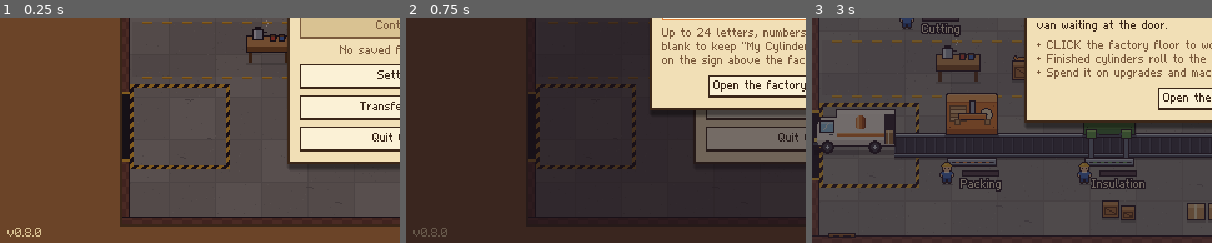
Above: before the commit, frames 1-3 (left to right).
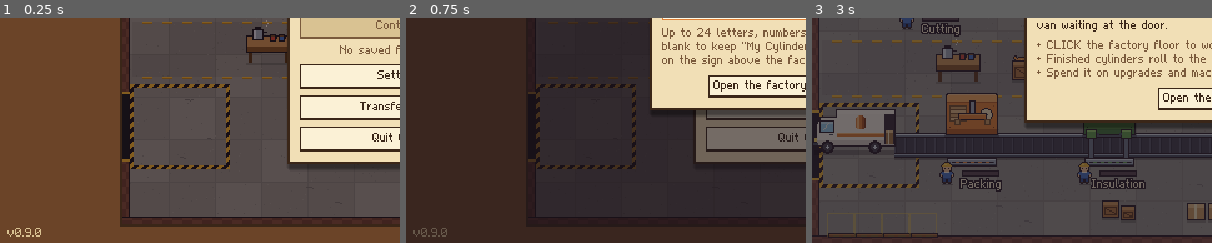
Above: after the commit, the same moments.

Repository: fruutek/cylinderclicker
Game: Godot game, scene res://scenes/menu.tscn
Two runs of this game, one before a commit and one after it. Both use one fixed random seed, a clock stepped at 60 frames per second and the inputs below.
Inputs (mouse positions are % of the whole screen's width and height, from its top left):
- Up to frame 1 (0.25 s): no input
- Up to frame 2 (0.75 s): click "New Game" at 0.5 s
- Up to frame 3 (3 s): click (50, 48) at 1.27 s; type "12" at 1.35 s; click "New Game" at 2 s; click "Open the factory" at 2.75 s
The pictures show only the part of the screen within x 0-50%, y 50-100%; the shares and areas given below are measured in that part.

The runs differ from the first frame. In frame 1, less than 0.1% of the frame differs, in the area x 6-8%, y 95-97%; in frame 2, less than 0.1%; in frame 3, 0.5%, in the area x 3-32%, y 95-98%.

Commit message:
Production bottlenecks: finite dispatch pad, van capacity, queues that back up, three dispatch upgrades
- ProductionLine hands cylinders to a dispatch sink that can refuse them (exit_cb); a part-delivered token keeps its remainder on the belt
- DispatchBay rewritten: finite pad, van loads up to its capacity and never leaves empty, closed-form throughput for time away
- Taps cannot bypass capacity (LINE FULL), blocked machines dim, pad grows with Dispatch Storage, vans grow into lorries
- Upgrades: Bigger Delivery Vans, Dispatch Storage, Faster Turnaround (both factories); shop flags the fix while backed up
- Save version 7; 0.8.0 saves load unchanged
- Offline earnings bounded by dispatch throughput
- Tests: run_dispatch_tests (113 checks), jam-by-touch in the classic touch bot, economy sim, capture bot; docs

Co-Authored-By: Claude Sonnet 5.5 <noreply@anthropic.com>
Claude-Session: https://claude.ai/code/session_01TCaNmCVLPtw9yHgesWT4p2

Diff:
--- a/project.godot
+++ b/project.godot
@@ -12,7 +12,7 @@
 
 config/name="Cylinder Clicker"
 config/description="A cosy pixel-art factory idle game about making British hot water cylinders."
-config/version="0.8.0"
+config/version="0.9.0"
 run/main_scene="res://scenes/menu.tscn"
 config/use_custom_user_dir=true
 config/custom_user_dir_name="CylinderClicker"
--- a/scripts/core/factory_sim.gd
+++ b/scripts/core/factory_sim.gd
@@ -962,21 +962,25 @@
 	return best
 
 
-## Plain-words effect of the three dispatch upgrades: "Van carries 16 -> 27 a trip". Empty for any other upgrade.
-func dispatch_text(id: String) -> String:
+## Plain-words effect of the three dispatch upgrades: "Carries 30 > 51 a trip". Empty for any other upgrade. With
+## `flagged` the line is backed up and this is the fix: the text leads with LINE FULL!
+func dispatch_text(id: String, flagged: bool = false) -> String:
 	if not classic:
 		return ""
 	var lvl := level(id)
 	var max_level := int(data.upgrade_by_id.get(id, {}).get("max_level", 0))
 	var maxed := max_level > 0 and lvl >= max_level
+	var text := ""
 	match id:
 		"van_load":
-			return "Van carries %s a trip" % _grow_text(bay.capacity, _stat_at(id, "van_capacity", 1.7), maxed, "")
+			text = "Carries %s" % _grow_text(bay.capacity, _stat_at(id, "van_capacity", 1.7), maxed, "") + ("" if flagged else " a trip")
 		"dispatch_store":
-			return "Pad holds %s" % _grow_text(bay.storage, _stat_at(id, "dispatch_storage", 1.7), maxed, "")
+			text = "Pad holds %s" % _grow_text(bay.storage, _stat_at(id, "dispatch_storage", 1.8), maxed, "")
 		"van_speed":
-			return "Van away %s" % _grow_text(bay.away_time, _stat_at(id, "van_away", 0.85), maxed, " s", 1)
-	return ""
+			text = "Away %s" % _grow_text(bay.away_time, _stat_at(id, "van_away", 0.85), maxed, " s", 1)
+		_:
+			return ""
+	return ("LINE FULL! " + text) if flagged else text
 
 
 func _stat_at(id: String, stat: String, fallback: float) -> float:
--- a/scripts/main.gd
+++ b/scripts/main.gd
@@ -12,6 +12,7 @@
 var _shop_holder: Control
 var _tip_layer: Control
 var _flash: ColorRect
+var _jam_hinted := false
 var _notified_buildable := {}
 var _check_timer := 0.0
 var _shop_size := Vector2i(ShopPanel.WIDTH, 330)
@@ -272,6 +273,12 @@
 	_check_timer -= delta
 	if _check_timer <= 0.0:
 		_check_timer = 0.5
+		if company.classic and not _jam_hinted and company.state.tutorial_step >= Tutorial.DONE_STEP:
+			for sim in company.unlocked_factories():
+				if sim.backed_up():
+					_jam_hinted = true
+					_toast("LINE FULL! Upgrade the van, the pad or the turnaround.", UiTheme.GOLD, 7.0)
+					break
 		for sim in company.factories:
 			var id := sim.data.id
 			if company.can_unlock(id) and not _notified_buildable.has(id):
@@ -366,7 +373,7 @@
 
 func _show_offline(summary: Dictionary) -> void:
 	var trade: Dictionary = summary.get("contracts", {})
-	var d := ModalDialog.new("WELCOME BACK!", 330 if not trade.is_empty() else 280)
+	var d := ModalDialog.new("WELCOME BACK!", 330 if not trade.is_empty() else 300)
 	d.esc_closes = false
 	var built := float(summary["cylinders"]) > 0.0
 	d.add_text("You were away for %s.%s" % [NumFmt.duration(summary["away_seconds"]), " Your machines kept the line running." if built else ""])
@@ -378,6 +385,11 @@
 		d.add_text(lines.strip_edges(), UiTheme.INK_SOFT)
 	if built:
 		d.add_text("Cylinders built:  %s\nSold for:  %s" % [NumFmt.number(summary["cylinders"]), NumFmt.money(summary["cash"])] if not trade.is_empty() else "Cylinders built:  %s\nMoney earned:  %s" % [NumFmt.number(summary["cylinders"]), NumFmt.money(summary["cash"])], UiTheme.GREEN)
+	var limited := false
+	for part: Dictionary in parts:
+		limited = limited or bool(part.get("dispatch_limited", false))
+	if limited:
+		d.add_text("Your delivery vans could not carry everything the line could make. Upgrade dispatch to earn more while you are away.", UiTheme.RED)
 	if summary["capped"]:
 		d.add_text("(The factory runs unattended for up to %s.)" % NumFmt.duration(summary["counted_seconds"]), UiTheme.INK_SOFT)
 	if not trade.is_empty():
--- a/scripts/ui/shop_panel.gd
+++ b/scripts/ui/shop_panel.gd
@@ -289,6 +289,12 @@
 					sub.add_theme_color_override("font_color", UiTheme.RED)
 		else:
 			sub.text = def.get("effect_text", "")
+			var flagged := session.backed_up() and session.dispatch_advice() == id
+			var plain := session.dispatch_text(id, flagged)
+			if plain != "":
+				sub.text = plain
+				if flagged:
+					sub.add_theme_color_override("font_color", UiTheme.RED)    # the line is backed up and this clears it fastest
 	_refresh_footer(bottleneck)
 	_refresh_products()
 	if _hover_id != "" and _tooltip.visible:
--- a/scripts/ui/tutorial.gd
+++ b/scripts/ui/tutorial.gd
@@ -22,7 +22,9 @@
 
 ## Wording for the classic game (cylinders wait for the delivery van).
 const CLASSIC_HINTS := {
-	2: "Finished cylinders wait at the dispatch bay for the VAN. When it drives off, you are paid! Keep clicking - your first upgrade costs £15.",
+	2: "Finished cylinders wait at the dispatch pad for the VAN. When it drives off, you are paid! Keep clicking - your first upgrade costs £15.",
+	5: "It runs by itself! Automate all six stations. If cylinders queue up, the next machine is too slow - and if the pad fills, the whole line backs up.",
+	6: "FULLY AUTOMATED! Upgrade the slowest machine, and keep the van and pad big enough for the output. Clicking still speeds everything up. Enjoy!",
 }
 
 var session: FactorySim          # the starting factory the hints talk about
--- a/scripts/view/factory_view.gd
+++ b/scripts/view/factory_view.gd
@@ -48,6 +48,9 @@
 var _time := 0.0
 var _van_bob := 0.0
 var _particles: Array[Dictionary] = []
+var _full_cooldown := {}         # station index -> seconds before it may say LINE FULL again
+var _load_fx := 0.0
+var _carry_seen := 0.0
 var _float_texts: Array[Dictionary] = []
 var _pending_cash := 0.0
 var _pending_timer := 0.0
@@ -143,6 +146,7 @@
 	session.shipped.connect(_on_shipped)
 	session.dispatched.connect(_on_dispatched)
 	session.station_finished.connect(_on_station_finished)
+	session.line_full.connect(_on_line_full)
 	session.upgrade_purchased.connect(_on_upgrade_purchased)
 	_refresh_automation()
 
@@ -189,6 +193,8 @@
 		else:
 			_workers[i].frame = 0
 		var working := st.state() == ProductionLine.State.WORKING
+		# a machine that is waiting for room downstream dims, so a backed-up line reads at a glance
+		_fronts[i].modulate = Color(0.78, 0.74, 0.74) if st.state() == ProductionLine.State.BLOCKED else Color.WHITE
 		_cabinets[i].frame = int(_time * 2.0 + i) % 2
 		_beacons[i].frame = (int(_time * 3.0 + i) % 2) if working else 0
 
@@ -200,6 +206,11 @@
 		if _van.texture != tex:
 			_van.texture = tex
 	_van.position = _van_pos + Vector2(dx, 1 if _van_bob > 0.08 else 0)
+	_update_loading_fx(delta)
+	for k: int in _full_cooldown.keys():
+		_full_cooldown[k] -= delta
+		if _full_cooldown[k] <= 0.0:
+			_full_cooldown.erase(k)
 
 	_pending_timer -= delta
 	if _pending_cash > 0.0 and _pending_timer <= 0.0:
@@ -426,6 +437,35 @@
 	burst(_van_pos + Vector2(40, 20), 6, UiTheme.GOLD, 50.0, 90.0, 0.6)
 
 
+## While the van loads, small crates hop from the pad onto it.
+func _update_loading_fx(delta: float) -> void:
+	if _vans == null:
+		return
+	var bay := session.bay
+	var gained := bay.carry_load - _carry_seen
+	_carry_seen = bay.carry_load
+	if bay.state != DispatchBay.State.LOADING or gained <= 0.0:
+		return
+	_load_fx -= delta
+	if _load_fx > 0.0:
+		return
+	_load_fx = 0.07
+	var from := _vans.slot_pos(randi() % _vans.slots()) + Vector2(12, 4)
+	var to := _van_pos + Vector2(30, 24)
+	var life := 0.4
+	_particles.append({"pos": from, "vel": (to - from) / life + Vector2(0, -26), "gravity": 130.0, "age": 0.0, "life": life, "color": Color("c9a26a"), "size": 2.0})
+
+
+## A tap found a finished cylinder with nowhere to go: say so, above the machine that is stuck.
+func _on_line_full(stations: Array) -> void:
+	for i: int in stations:
+		if _full_cooldown.has(i):
+			continue
+		_full_cooldown[i] = 0.9
+		var pos := layout.station_positions[i] + Vector2(7, -52)
+		add_float_text(pos, "LINE FULL", Color("ff6a55"), 1.0)
+
+
 func _on_station_finished(index: int) -> void:
 	burst(layout.station_positions[index] + Vector2(14, -4), 2, Color(1, 1, 1, 0.8), 25.0, -20.0, 0.35)
 
@@ -433,6 +473,7 @@
 func _on_upgrade_purchased(id: String, lvl: int) -> void:
 	var def: Dictionary = session.data.upgrade_by_id[id]
 	if def["kind"] != "machine":
+		_dispatch_upgrade_feedback(id, lvl)
 		return
 	_refresh_automation()
 	var pos := layout.station_positions[int(def["station_index"])]
@@ -441,3 +482,22 @@
 		"pos": pos + Vector2(0, -62), "text": "AUTOMATED!" if lvl == 1 else "Lv %d" % lvl,
 		"age": 0.0, "life": 1.4, "color": Color("9ff0a0"),
 	})
+
+
+## Buying a dispatch upgrade is something to see: a new pallet appears, the vehicle grows, the van leaves sooner.
+func _dispatch_upgrade_feedback(id: String, lvl: int) -> void:
+	if _vans == null:
+		return
+	match id:
+		"dispatch_store":
+			var at := _vans.slot_pos(_vans.slots() - 1) + Vector2(12, 8)
+			burst(at, 14, UiTheme.GOLD, 70.0, 60.0, 0.7)
+			add_float_text(at + Vector2(0, -26), "MORE ROOM!", Color("9ff0a0"), 1.5)
+		"van_load":
+			var at := _van_pos + Vector2(36, 8)
+			burst(at, 16, UiTheme.GOLD, 80.0, 60.0, 0.7)
+			add_float_text(at + Vector2(0, -12), "BIGGER VAN!" if lvl < 2 else "BIGGER LOADS!", Color("9ff0a0"), 1.5)
+		"van_speed":
+			var at := _van_pos + Vector2(36, 8)
+			burst(at, 10, Color("b8f0ff"), 80.0, 20.0, 0.5)
+			add_float_text(at + Vector2(0, -12), "BACK SOONER!", Color("9ff0a0"), 1.5)
--- a/scripts/view/van_yard.gd
+++ b/scripts/view/van_yard.gd
@@ -4,7 +4,8 @@
 ## never changes the simulation. Finished cylinders pile up as boxes on the pallets of the outbound pad; when the
 ## van leaves the pallets go aboard and it drives out through the door (that is when you are paid), stays away
 ## for its turnaround and reverses back in. Bigger-van upgrades change the vehicle: van -> trade lorry ->
-## commercial lorry -> major lorry.
+## commercial lorry -> major lorry. Dispatch Storage upgrades add pallets to the pad, so a bigger pad is visible, and
+## a pad that has no room left says FULL.
 
 const TEX_PALLET := preload("res://assets/sprites/pallet.png")
 const TEX_VEHICLES: Array[Texture2D] = [
@@ -16,7 +17,8 @@
 const SLOT_DX := 22.0
 const PALLET_Y := 304.0
 const PARK_DX := 94.0                 # how far left the vehicle parks (out of sight through the door)
-const SLOTS := 4
+const MIN_SLOTS := 4
+const MAX_SLOTS := 14
 const BOXES := 6
 
 var sim: FactorySim
@@ -48,10 +50,20 @@
 	return x * x * (3.0 - 2.0 * x)
 
 
-## Which vehicle the factory has earned.
+## Which vehicle the factory has earned: a van, then ever bigger lorries as the vans are upgraded.
 func van_texture() -> Texture2D:
 	var lvl := sim.level("van_load") if sim != null else 0
-	return TEX_VEHICLES[0 if lvl < 2 else (1 if lvl < 4 else (2 if lvl < 5 else 3))]
+	return TEX_VEHICLES[0 if lvl < 2 else (1 if lvl < 5 else (2 if lvl < 8 else 3))]
+
+
+## How many pallets the pad has: more with every Dispatch Storage upgrade.
+func slots() -> int:
+	return clampi(MIN_SLOTS + (sim.level("dispatch_store") if sim != null else 0), MIN_SLOTS, MAX_SLOTS)
+
+
+## Where pallet `i` stands (local coordinates), for effects.
+func slot_pos(i: int) -> Vector2:
+	return Vector2(SLOT_X0 + float(i) * SLOT_DX, PALLET_Y)
 
 
 func _process(delta: float) -> void:
@@ -59,31 +71,32 @@
 	if _timer > 0.0 or sim == null:
 		return
 	_timer = 0.1
-	var k := "%d|%d" % [_boxes(), int(sim.bay.state)]
+	var k := "%d|%d|%d|%d" % [_boxes(), slots(), int(sim.bay.state), (int(Time.get_ticks_msec() / 400) % 2) if sim.bay.is_full() else 2]
 	if k != _key:
 		_key = k
 		queue_redraw()
 
 
-## How many boxes are on the pad (0 .. SLOTS*BOXES).
+## How many boxes are on the pad (0 .. slots * BOXES): the pad's fill, shown as boxes on its pallets.
 func _boxes() -> int:
 	var b := sim.bay
-	var cap := maxf(b.capacity, 1.0)
-	var total := float(SLOTS * BOXES)
-	match b.state:
-		DispatchBay.State.LEAVING:
-			var frac := clampf(b.carry_load / cap, 0.0, 1.0)
-			return int(ceilf(total * frac * (1.0 - clampf(b.progress() / 0.7, 0.0, 1.0))))
-		_:
-			return int(ceilf(total * clampf(b.load / cap, 0.0, 1.0)))
+	var total := slots() * BOXES
+	if b.load <= 1e-6:
+		return 0
+	return clampi(int(ceilf(float(total) * b.fill())), 1, total)
 
 
 func _draw() -> void:
 	if sim == null:
 		return
 	var left := _boxes()
-	for i in SLOTS:
+	var n := slots()
+	for i in n:
+		# floor markings: the pad's capacity is readable even when it is empty
+		draw_rect(Rect2(slot_pos(i) + Vector2(1, 3), Vector2(PALLET_SIZE.x - 3, 18)), Color(0.98, 0.82, 0.25, 0.4), false, 1.0)
 		var in_slot := clampi(left - i * BOXES, 0, BOXES)
-		if in_slot <= 0 and i > 0:
-			continue
-		draw_texture_rect_region(TEX_PALLET, Rect2(Vector2(SLOT_X0 + float(i) * SLOT_DX, PALLET_Y), PALLET_SIZE), Rect2(float(in_slot) * PALLET_SIZE.x, 0.0, PALLET_SIZE.x, PALLET_SIZE.y))
+		draw_texture_rect_region(TEX_PALLET, Rect2(slot_pos(i), PALLET_SIZE), Rect2(float(in_slot) * PALLET_SIZE.x, 0.0, PALLET_SIZE.x, PALLET_SIZE.y))
+	if sim.bay.is_full():
+		# no room left: the line is about to back up
+		if int(Time.get_ticks_msec() / 400) % 2 == 0:
+			UiTheme.draw_text(self, slot_pos(0) + Vector2(0, -11), "PAD FULL", Color("ff7a66"), false)
--- a/tests/classic_touch_bot.gd
+++ b/tests/classic_touch_bot.gd
@@ -130,6 +130,59 @@
 	var trips0 := copper.bay.trips
 	await _warp_sim(60.0)
 	check(copper.bay.trips >= trips0 + 3, "the van made %d trips in a minute" % (copper.bay.trips - trips0))
+	# --- a bottleneck, by touch: the van is away, the pad fills, the line backs up, tapping says LINE FULL, one tap fixes it
+	await _tap_button("UPGRADES")
+	c.state.cash = 100000.0
+	for m: Dictionary in copper.data.machines:
+		copper.state.upgrade_levels[m["id"]] = 12
+	copper.refresh()
+	copper.bay.set_stats(8.0, 12.0, 80.0, 0.0)
+	copper.bay.state = DispatchBay.State.AWAY
+	copper.bay.timer = 80.0
+	await _warp_sim(50.0)
+	await _wait(0.4)
+	check(copper.bay.is_full() and copper.backed_up(), "with the van away the pad fills (%d of %d) and the line backs up" % [copper.bay.load, copper.bay.storage])
+	check(copper.line.blocked_stations().size() == copper.line.stations.size(), "every machine is waiting for room")
+	var made0 := copper.state.cylinders_made
+	var cash_before := c.state.cash
+	var view: FactoryView = main.get("_factory")
+	for i in 8:
+		_touch(0, spot, true)
+		await _frames(1)
+		_touch(0, spot, false)
+		await _frames(1)
+	await _wait(0.2)
+	check(copper.state.cylinders_made == made0 and c.state.cash == cash_before, "tapping a full line makes nothing and earns nothing")
+	var said := false
+	for f: Dictionary in view._float_texts:
+		said = said or str(f["text"]) == "LINE FULL"
+	check(said, "and says LINE FULL above the stuck machines")
+	await _shot("classic_touch_jam")
+	var advice := copper.dispatch_advice()
+	check(advice != "", "the shop knows which upgrade clears it (%s)" % advice)
+	var fix_row := _row_button(str(copper.data.upgrade_by_id.get(advice, {}).get("name", "?")))
+	check(fix_row != null, "that row is on screen")
+	if fix_row != null:
+		var flagged := false
+		for l in _all_labels(fix_row):
+			flagged = flagged or l.text.begins_with("LINE FULL!")
+		check(flagged, "and flagged LINE FULL! in red")
+		var lvl0 := copper.level(advice)
+		await _tap(fix_row.get_global_rect().get_center())
+		check(copper.level(advice) == lvl0 + 1, "one tap buys the fix")
+	for id: String in ["van_load", "dispatch_store", "van_speed"]:
+		var row := _row_button(str(copper.data.upgrade_by_id[id]["name"]))
+		check(row != null and row.get_global_rect().size.y >= 30.0, "%s is a finger-sized row" % id)
+	copper.bay.state = DispatchBay.State.ARRIVING
+	copper.bay.timer = 0.5
+	var sold0 := copper.state.cylinders_sold
+	var fewest := copper.line.stations.size()
+	for i in 20:
+		await _warp_sim(1.0)
+		fewest = mini(fewest, copper.line.blocked_stations().size())
+	check(copper.state.cylinders_sold > sold0 and fewest < copper.line.stations.size(), "and the van collects, the line moves again (%d delivered)" % (copper.state.cylinders_sold - sold0))
+	check(absf(copper.line.injected - copper.line.released - copper.line.on_line()) < 1e-6, "no cylinder was lost or invented")
+	await _shot("classic_touch_flowing_again")
 	# --- the stainless plant: switching factories
 	var steel := c.factory("stainless")
 	steel.state.unlocked = true
--- /dev/null
+++ b/tests/dispatch_capture_bot.gd
@@ -0,0 +1,87 @@
+extends Node
+## Dev tool: screenshots of the production-bottleneck story - a flowing line, the pad filling while the van is away,
+## the whole line backed up (machines dimmed, queues full, LINE FULL on tap), and the same factory after the dispatch
+## upgrades. Also drives the real shop rows.
+## Run:  xvfb-run -a godot --path . --resolution 960x540 -- --fresh --autostart --bot=res://tests/dispatch_capture_bot.gd --capture=/some/folder
+
+var out_dir := ""
+var main: Node
+var _plan: Array = []
+var _t := 0.0
+var _c: GameSession
+var _s: FactorySim
+
+
+func _ready() -> void:
+	process_mode = Node.PROCESS_MODE_ALWAYS
+	for arg in OS.get_cmdline_user_args():
+		if arg.begins_with("--capture="):
+			out_dir = arg.trim_prefix("--capture=")
+	DirAccess.make_dir_recursive_absolute(out_dir)
+	_c = Game.session
+	Game.save_enabled = false
+	_c.state.tutorial_step = 7
+	_c.state.cash = 3000.0
+	_c.state.lifetime_earned = 60000.0
+	_c.bonus_orders.enabled = false
+	_s = _c.factory("copper")
+	# machines of equal speed so the jam spreads cleanly from the dispatch end
+	for i in _s.data.stations.size():
+		_s.state.upgrade_levels[GameData.machine_id(_s.data.stations[i]["id"])] = int(_s.data.stations[i]["work"]) * 2
+	_s.state.upgrade_levels["variant_cu_dir"] = 1
+	_s.state.earned = 60000.0
+	_s.select_variant("CU-DIR")
+	_s.refresh()
+	main = get_tree().current_scene
+	_plan = [
+		[0.8, func() -> void: _close_dialogs()],
+		[3.0, func() -> void: _shot("d01_flowing")],
+		[3.1, func() -> void:
+			# the van is out for a long time: cylinders pile up on the pad
+			_s.bay.set_stats(12.0, 16.0, 40.0, 0.0)
+			_s.bay.state = DispatchBay.State.AWAY
+			_s.bay.timer = 40.0],
+		[9.0, func() -> void: _shot("d02_pad_filling")],
+		[16.0, func() -> void: _shot("d03_backing_up")],
+		[30.0, func() -> void: _shot("d04_line_full")],
+		[30.2, func() -> void: _tap_factory()],
+		[30.5, func() -> void: _shot("d05_tap_says_line_full")],
+		[30.6, func() -> void:
+			main.get("_shop").show_tab(0)],
+		[31.2, func() -> void: _shot("d06_shop_flags_fix")],
+		[31.4, func() -> void:
+			# the fix: three dispatch upgrades
+			_s.state.upgrade_levels["dispatch_store"] = 4
+			_s.state.upgrade_levels["van_load"] = 3
+			_s.state.upgrade_levels["van_speed"] = 3
+			_s.refresh()
+			_s.bay.state = DispatchBay.State.ARRIVING
+			_s.bay.timer = 0.4],
+		[36.0, func() -> void: _shot("d07_after_upgrades_loading")],
+		[41.0, func() -> void: _shot("d08_flowing_again")],
+		[41.5, func() -> void: get_tree().quit()],
+	]
+
+
+func _process(delta: float) -> void:
+	_t += delta
+	while not _plan.is_empty() and _t >= _plan[0][0]:
+		var step: Array = _plan.pop_front()
+		(step[1] as Callable).call()
+
+
+func _tap_factory() -> void:
+	for i in 3:
+		_s.click()
+
+
+func _close_dialogs() -> void:
+	for c in (main.get("_dialog_layer") as Node).get_children():
+		c.queue_free()
+
+
+func _shot(shot_name: String) -> void:
+	await RenderingServer.frame_post_draw
+	var img := get_viewport().get_texture().get_image()
+	img.save_png(out_dir.path_join(shot_name + ".png"))
+	print("captured ", shot_name)
--- a/tests/run_dispatch_tests.gd
+++ b/tests/run_dispatch_tests.gd
@@ -17,7 +17,7 @@
 	for t: String in [
 		"test_line_exit_gate", "test_conservation", "test_backlog_grows_backwards", "test_taps_cannot_bypass", "test_automation_pauses_and_resumes",
 		"test_van_loads_only_what_is_there", "test_van_intervals", "test_pad_is_finite", "test_upgrades", "test_two_factories_are_independent",
-		"test_save_roundtrip", "test_old_save_migrates", "test_offline_is_bounded", "test_early_game_is_not_blocked", "test_no_deadlock",
+		"test_save_roundtrip", "test_old_save_migrates", "test_v6_save_file_loads", "test_offline_is_bounded", "test_early_game_is_not_blocked", "test_no_deadlock",
 	]:
 		print("- ", t)
 		call(t)
@@ -334,7 +334,7 @@
 	var t3 := lows.throughput(10.0)
 	check(t1 > t0 and t2 > t1 and t3 > t2, "each upgrade moves more cylinders: %.2f -> %.2f -> %.2f -> %.2f a second" % [t0, t1, t2, t3])
 	# the shop explains each one in plain words
-	check(cu.dispatch_text("van_load").contains("carries") and cu.dispatch_text("dispatch_store").contains("holds") and cu.dispatch_text("van_speed").contains("away"), "the shop rows say what they do")
+	check(cu.dispatch_text("van_load").contains("Carries") and cu.dispatch_text("dispatch_store").contains("holds") and cu.dispatch_text("van_speed").contains("Away") and cu.dispatch_text("van_load", true).begins_with("LINE FULL!"), "the shop rows say what they do")
 	# stainless has its own
 	var st := c.factory("stainless")
 	check(st.data.upgrade_by_id.has("dispatch_store") and st.bay.capacity != cu.bay.capacity or st.bay.storage != cu.bay.storage, "the stainless plant has its own dispatch numbers")
@@ -436,6 +436,42 @@
 	# the upgrade levels bought before keep their meaning
 	check(cu.level("van_speed") == 3 and cu.level("van_load") == 2 and cu.level("dispatch_store") == 0, "van upgrades keep their levels; storage starts at 0")
 	check(SaveManager.SAVE_VERSION == 7, "save version 7")
+
+
+func test_v6_save_file_loads() -> void:
+	# a real 0.8.0 save file: version 6, an unlimited pad with a big pile on it, a van mid-trip, van upgrades bought
+	var old := classic()
+	var cu := old.factory("copper")
+	automate(cu, 14)
+	cu.state.upgrade_levels["van_speed"] = 4
+	cu.state.upgrade_levels["van_load"] = 3
+	cu.state.upgrade_levels["variant_cu_dir"] = 1
+	cu.state.variant = "CU-DIR"
+	cu.refresh()
+	old.state.cash = 12345.0
+	var payload := {"game": "cylinder_clicker", "version": 6, "state": old.save_data()}
+	payload["state"]["factories"]["copper"]["bay"] = {"state": 2, "load": 140.0, "money": 1960.0, "carry_load": 0.0, "carry_money": 0.0, "timer": 3.0, "waited": 0.0, "trips": 31}
+	var f := FileAccess.open(TEST_SAVE, FileAccess.WRITE)
+	f.store_string(JSON.stringify(payload))
+	f.close()
+	var st := SaveManager.load_game(TEST_SAVE)
+	check(not st.is_empty(), "a version 6 save file is accepted and migrated")
+	var c := classic()
+	c.load_state(st)
+	var u := c.factory("copper")
+	check(c.state.cash == 12345.0 and u.level("van_speed") == 4 and u.level("van_load") == 3 and u.level("dispatch_store") == 0, "money and upgrades are as they were")
+	near(u.bay.load, 140.0, 1e-9, "the 140 cylinders on the old pad are still there")
+	check(u.bay.state == DispatchBay.State.AWAY and absf(u.bay.timer - 3.0) < 1e-9 and u.bay.trips == 31, "the van is still on the same trip")
+	check(u.bay.capacity > 30.0 * 4.0 and u.bay.storage == 45.0, "it now has the new limits (van %d, pad %d)" % [u.bay.capacity, u.bay.storage])
+	var earned0 := c.state.cash
+	var worth := u.bay.unpaid()
+	run(c, 200.0)
+	check(c.state.cash - earned0 >= worth * 0.99, "the whole old pile was delivered and paid (£%s of £%s)" % [NumFmt.number(c.state.cash - earned0), NumFmt.number(worth)])
+	near(u.line.injected, u.line.released + u.line.on_line(), 1e-6, "and the line is consistent")
+	# saving again writes version 7
+	SaveManager.save_game(c.save_data(), TEST_SAVE, 100.0)
+	var raw: Variant = JSON.parse_string(FileAccess.get_file_as_string(TEST_SAVE))
+	check(typeof(raw) == TYPE_DICTIONARY and int(raw.get("version", 0)) == 7, "and it is saved as version 7")
 
 
 func test_offline_is_bounded() -> void:
Binary file added: docs/screenshot_flowing_again.png
Binary file added: docs/screenshot_jam.png
Not shown, changed: export_presets.cfg
Not shown, added: tests/dispatch_economy_sim.gd.uid
Not shown, added: tests/run_dispatch_tests.gd.uid
Not shown, added: docs/production-bottlenecks.md
Not shown, added: releases/notes/0.9.0.md
